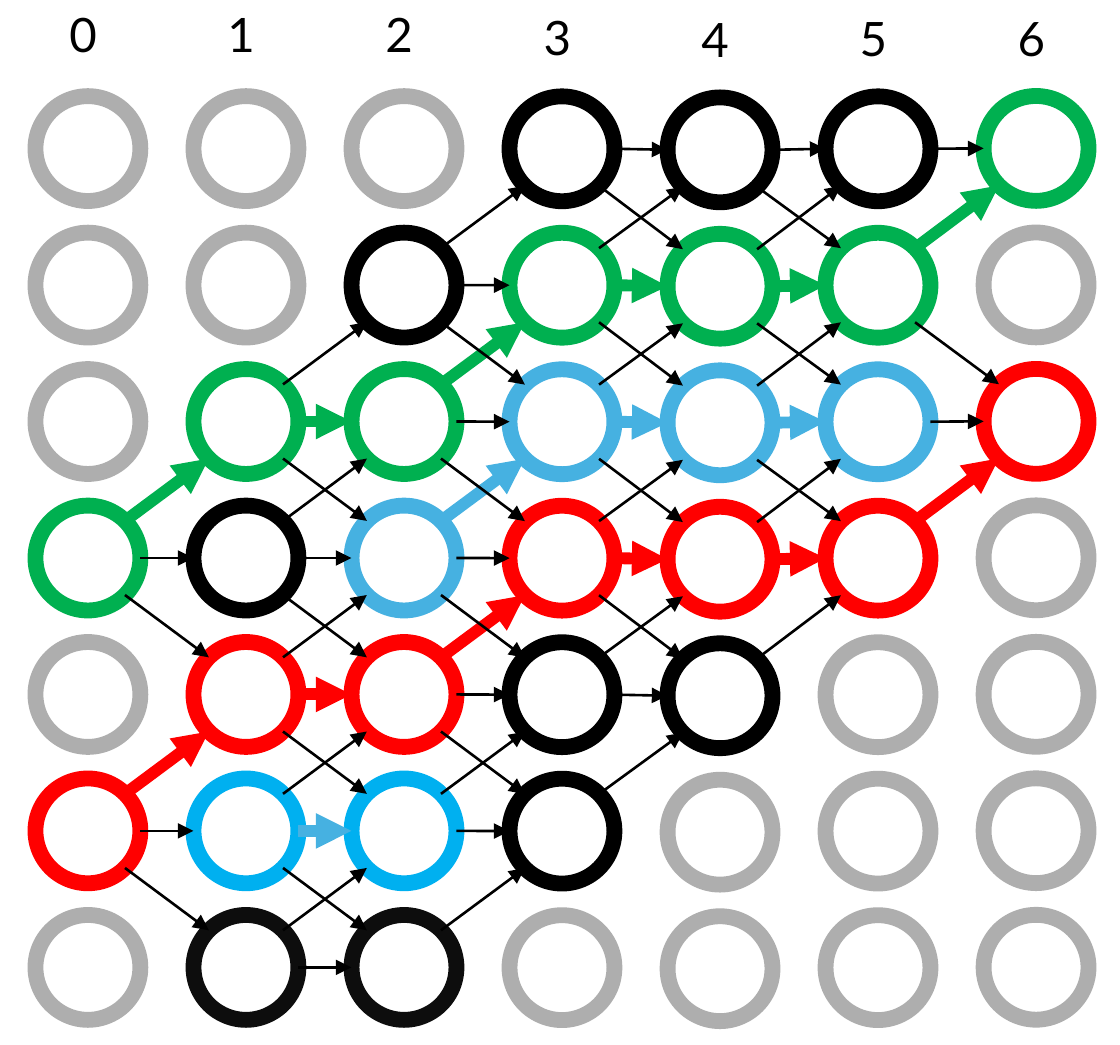
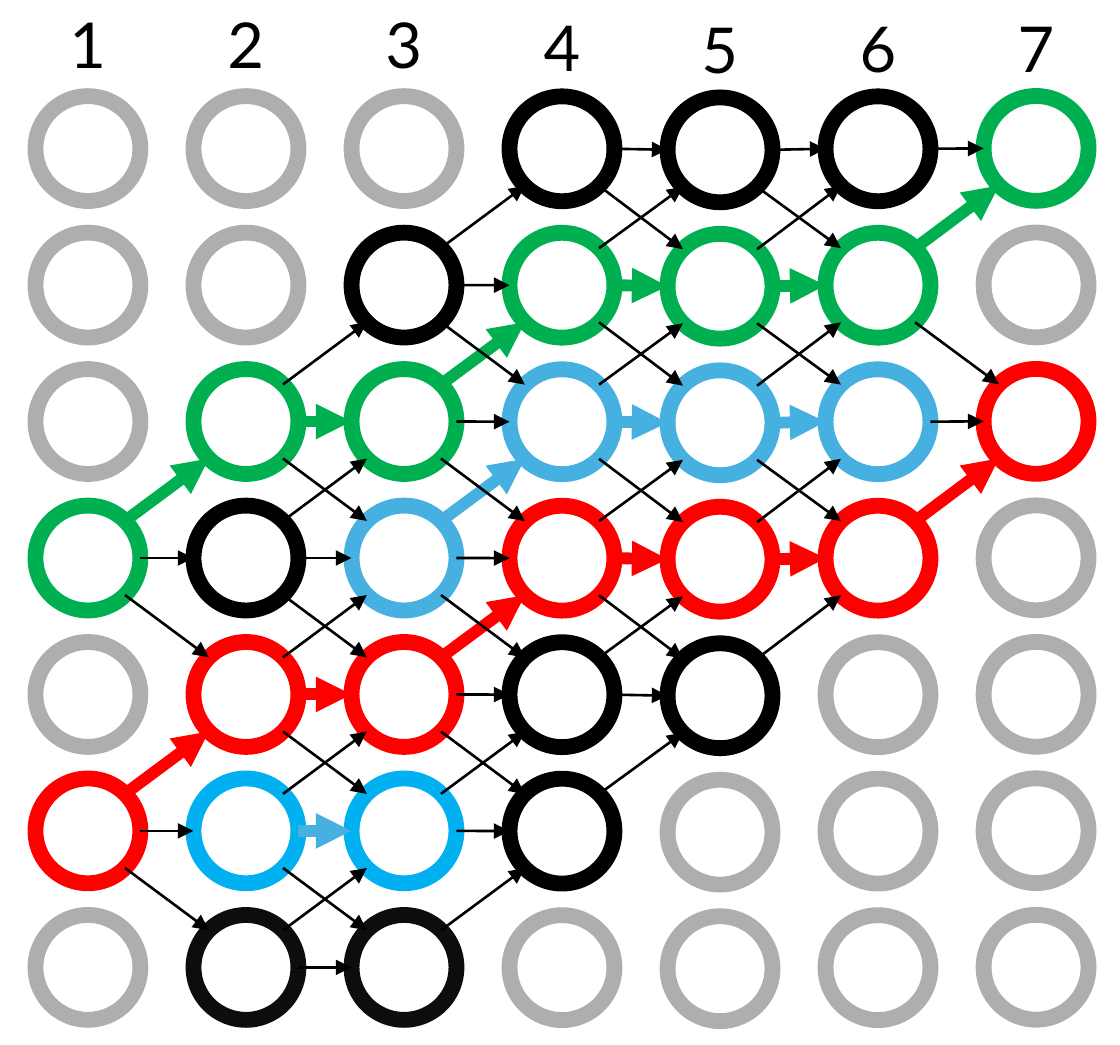
Before and after one commit to svancaj/MAPF-encodings, a slide deck: slide 1 of documents/paper_data/ECAI/TEG_shift.pptx. Drawn at 1120x1045 pixels with LibreOffice and Linux fonts; fonts in the diff are those of the drawing. Boxes give left, top, right and bottom in pixels: in the first picture for what was removed or moved away, otherwise in the second. Text is boxed around its words. In the diff, an @@ line names an element or a change of style, - is before the commit and + after.

```diff
--- a/documents/paper_data/ECAI/TEG_shift.pptx
+++ b/documents/paper_data/ECAI/TEG_shift.pptx
@@ text "1": place and size @@
-text "1" at <box>227,18,254,52</box>
+text "1" at <box>69,22,106,68</box>
@@ text removed at <box>69,17,96,53</box> @@
-0
@@ text "2": place and size @@
-text "2" at <box>385,17,412,52</box>
+text "2" at <box>227,22,264,68</box>
@@ text "3": place and size @@
-text "3" at <box>544,20,571,56</box>
+text "3" at <box>385,22,422,69</box>
@@ text "4": place and size @@
-text "4" at <box>701,23,728,57</box>
+text "4" at <box>544,25,581,71</box>
@@ size 18 to 24 pt in 6 elements at <box>385,22,422,69</box>, <box>544,25,581,71</box>, <box>69,22,106,68</box>, <box>227,22,264,68</box>, <box>860,26,897,73</box>, <box>701,27,738,74</box> @@
@@ text "5": place and size @@
-text "5" at <box>860,22,887,57</box>
+text "5" at <box>701,27,738,74</box>
@@ text "6": place and size @@
-text "6" at <box>1018,22,1045,57</box>
+text "6" at <box>860,26,897,73</box>
@@ text added at <box>1018,26,1055,72</box>, 24 pt, text #000000 @@
+7
```
Also in this commit, not shown: 9 other files.
